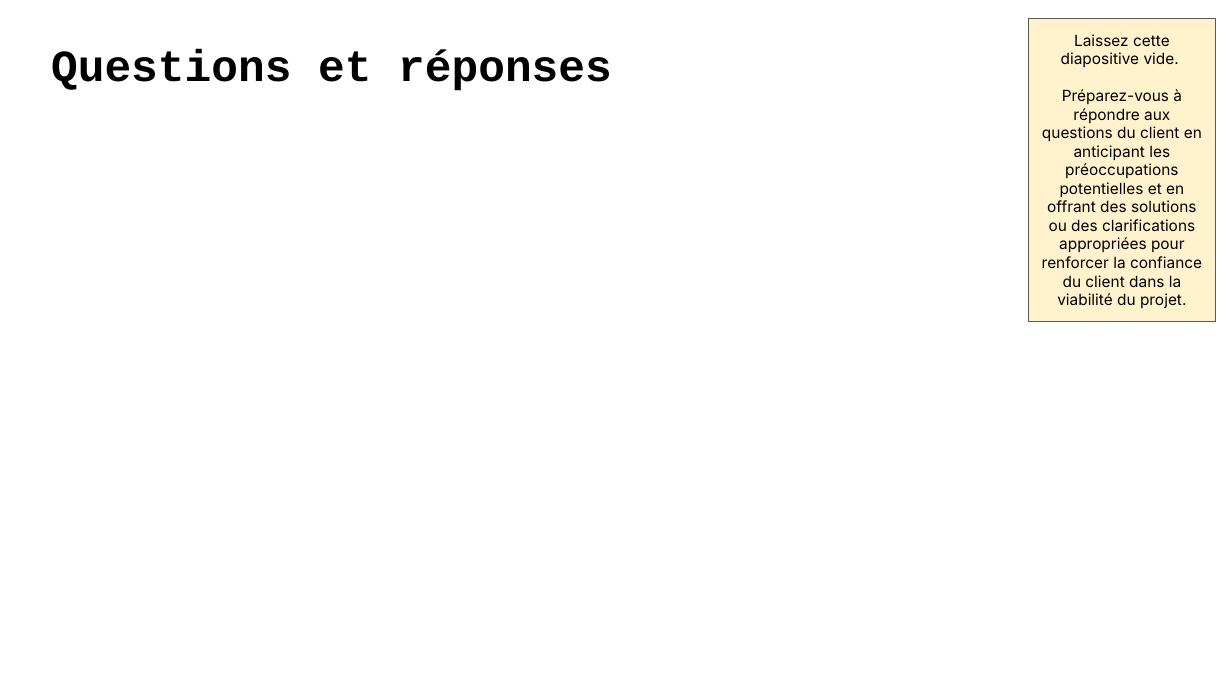
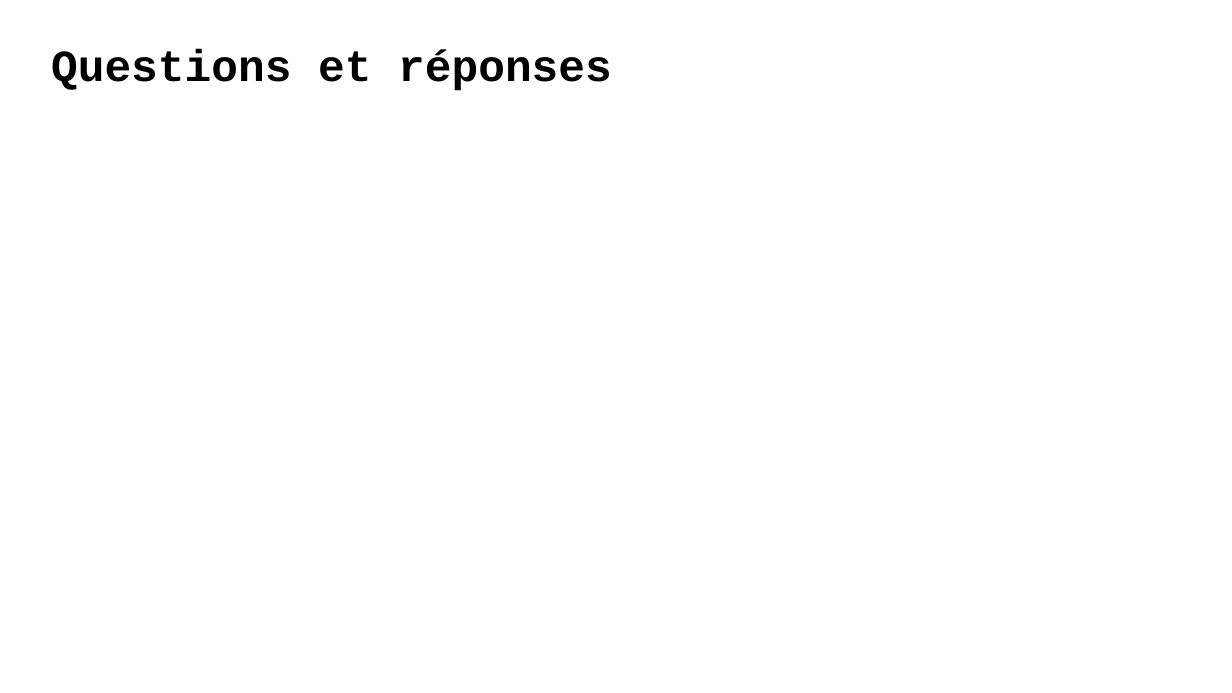
Before and after one commit to LuDetling/Avenirs, a slide deck: slide 9 of Presentation+P9+-+DA+-+Avenirs.odp. Drawn at 1232x693 pixels with LibreOffice and Linux fonts; fonts in the diff are those of the drawing. Boxes give left, top, right and bottom in pixels: in the first picture for what was removed or moved away, otherwise in the second. Text is boxed around its words. In the diff, an @@ line names an element or a change of style, - is before the commit and + after.

```diff
--- a/Presentation+P9+-+DA+-+Avenirs.odp
+++ b/Presentation+P9+-+DA+-+Avenirs.odp
@@ rectangle removed at [1029,18,1216,322] @@
-Laissez cette diapositive vide.
-Préparez-vous à répondre aux questions du client en anticipant les préoccupations potentielles et en offrant des solutions ou des clarifications appropriées pour renforcer la confiance du client dans la viabilité du projet.
```
Also in this commit, not shown: 6 other slides changed, 5 other files.
